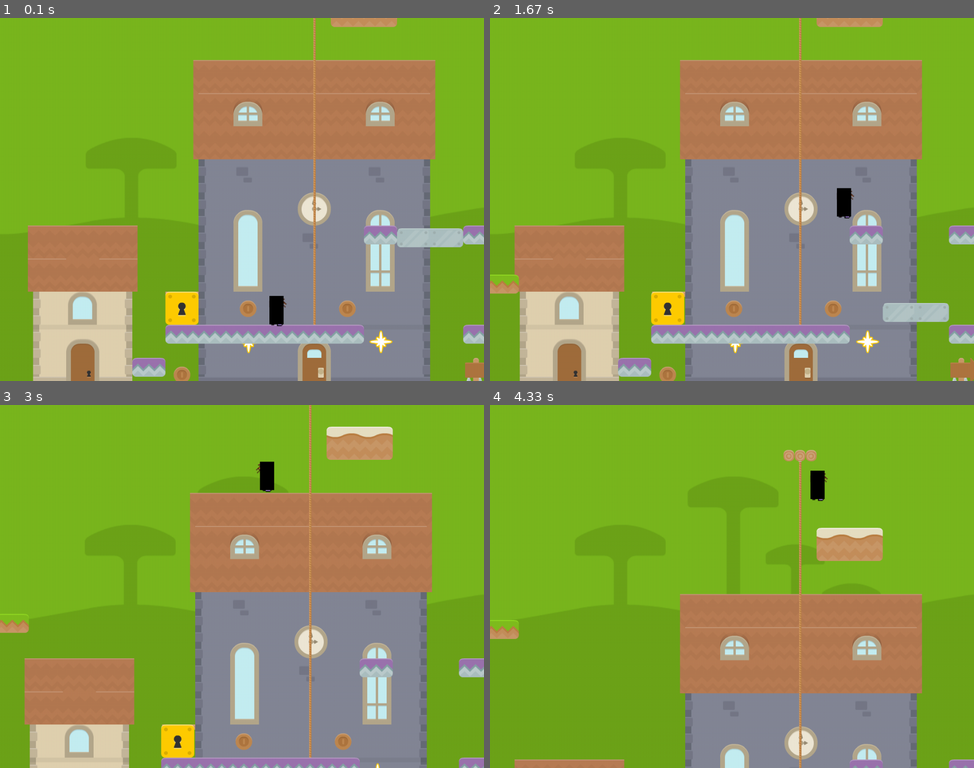
Above: before the commit, frames 1-4 (two rows, left to right).
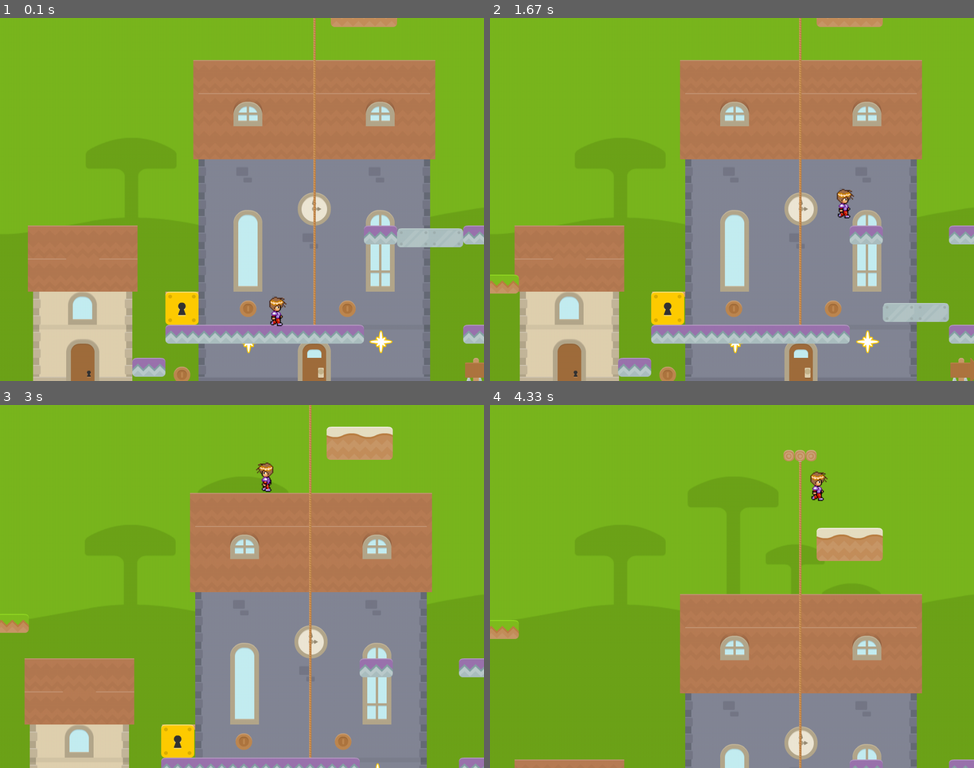
Above: after the commit, the same moments.

Repository: dkmstr/pygame-framework
Game: pygame game, started from resources/test.py
Same seed, same stepped clock (60 frames per second), same inputs: the game is played once before the commit and once after it. The source is Python 2; it was converted automatically to run under Python 3.
Inputs:
- Up to frame 1 (0.1 s): no input
- Up to frame 2 (1.67 s): hold Right 0.33-0.8 s; hold Up 0.83-1.13 s; tap Space at 0.9, 1.23, 1.53 s; hold Right 1.17-1.63 s
- Up to frame 3 (3 s): hold Left 1.67-2.2 s; tap Space at 1.73, 2.03, 2.3, 2.63, 2.93 s; hold Down 2.23-2.53 s; hold Left 2.57-2.97 s
- Up to frame 4 (4.33 s): hold Up 3-3.37 s; tap Space at 3.07, 3.47, 3.77, 4.13 s; hold Right 3.4-4.03 s; hold Down from 4.07 s (still down)

The runs differ from the first frame. In frame 1, 0.2% of the frame differs, in the area x 55-59%, y 76-85%; in frame 2, 0.2%; in frame 3, 0.2%, in the area x 53-57%, y 15-24%; in frame 4, 0.2%.

Commit message:
up to date

Diff:
--- a/resources/game/animation.py
+++ b/resources/game/animation.py
@@ -73,12 +73,11 @@
             i.set_alpha(0, pygame.RLEACCEL)
 
 class SpriteSheetAnimation(Animation):
-    def __init__(self, fileName, width, delay, startingPosition=0, subRect = None):
+    def __init__(self, fileName, width, delay, startingPosition=0):
         Animation.__init__(self, delay, startingPosition)
         self.image = pygame.image.load(resource_path(fileName)).convert_alpha()
-        subRect = pygame.Rect(0, 0, width, self.image.get_height()) if subRect is None else pygame.Rect(subRect)
-
-        self.images = [self.image.subsurface(x+subRect.left, subRect.top, subRect.width, subRect.height) for x in xrange(0, self.image.get_width(), width)]
+        widh, height = self.image.get_size()
+        self.images = [self.image.subsurface(x, 0, width, height) for x in xrange(0, self.image.get_width(), width)]
 
 class FlippedAnimation(Animation):
     def __init__(self, animation):
--- a/resources/player.py
+++ b/resources/player.py
@@ -66,7 +66,7 @@
 
     def getCollisions(self):
         self.updateCollisionCache()
-        colRect = self.rect.move(self.xOffset, self.yOffset)
+        colRect = self.rect.move(self.xOffset, self.yOffset)  # Actor position is not exactly where it collides
         return self.parentMap.getCollisions(colRect, self.collisionsCache[0])
 
     def getActorsCollisions(self):
@@ -81,9 +81,9 @@
             if obj.blocks is False:
                 continue
             if offset > 0:
-                self.rect.right = colRect.left - 1 - self.xOffset
+                self.rect.right = colRect.left - 1 - self.xOffset # Actor position is not exactly where it collides
             else:
-                self.rect.left = colRect.right + 1 - self.xOffset
+                self.rect.left = colRect.right + 1 - self.xOffset  # Actor position is not exactly where it collides
             return True
         return False
 
@@ -100,10 +100,10 @@
                 continue
             self.ySpeed = 0
             if offset > 0:
-                if self.rect.bottom > colRect.top - 1 - self.yOffset:
+                if self.rect.bottom > colRect.top - 1 - self.yOffset: # Actor position is not exactly where it collides
                     self.rect.bottom = colRect.top - 1 - self.yOffset
             else:
-                if self.rect.top < colRect.bottom + 1 - self.yOffset:
+                if self.rect.top < colRect.bottom + 1 - self.yOffset: # Actor position is not exactly where it collides
                     self.rect.top = colRect.bottom + 1 - self.yOffset
 
     def checkActionsOnCollision(self):
@@ -186,7 +186,6 @@
             self.animation.play()
         x, y = self.parentMap.translateCoordinates(self.rect.x, self.rect.y)
         self.animation.draw(toSurface, x, y)
-        toSurface.fill(0, (x+self.xOffset, y+self.yOffset, self.rect.width, self.rect.height))
 
     def updateMapDisplayPosition(self, displaySurface):
         w, h = displaySurface.get_size()
Not shown, changed: resources/test.wpu
